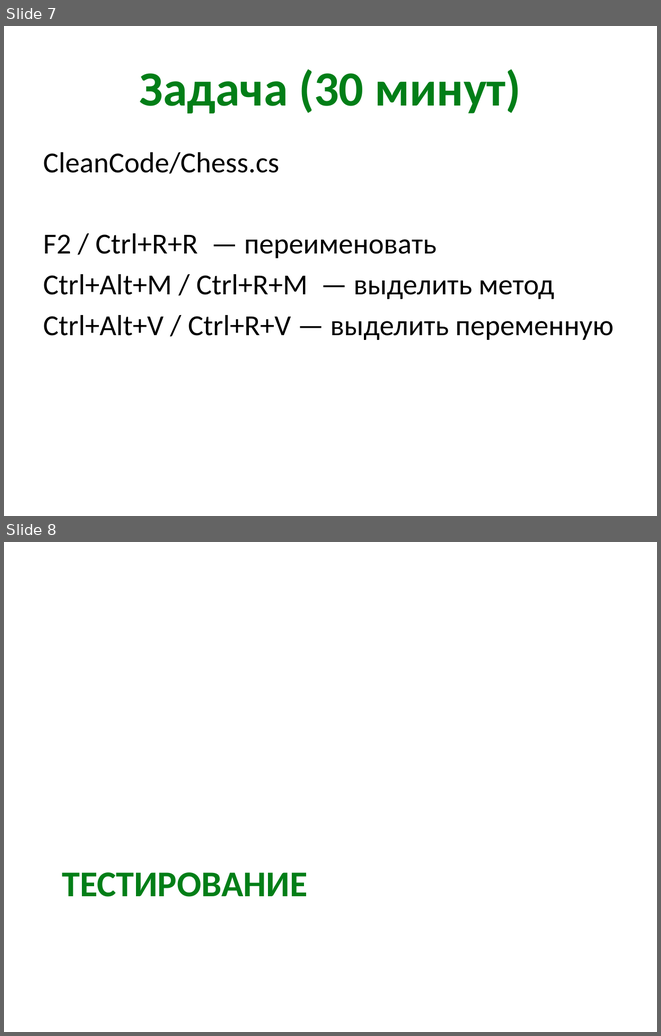
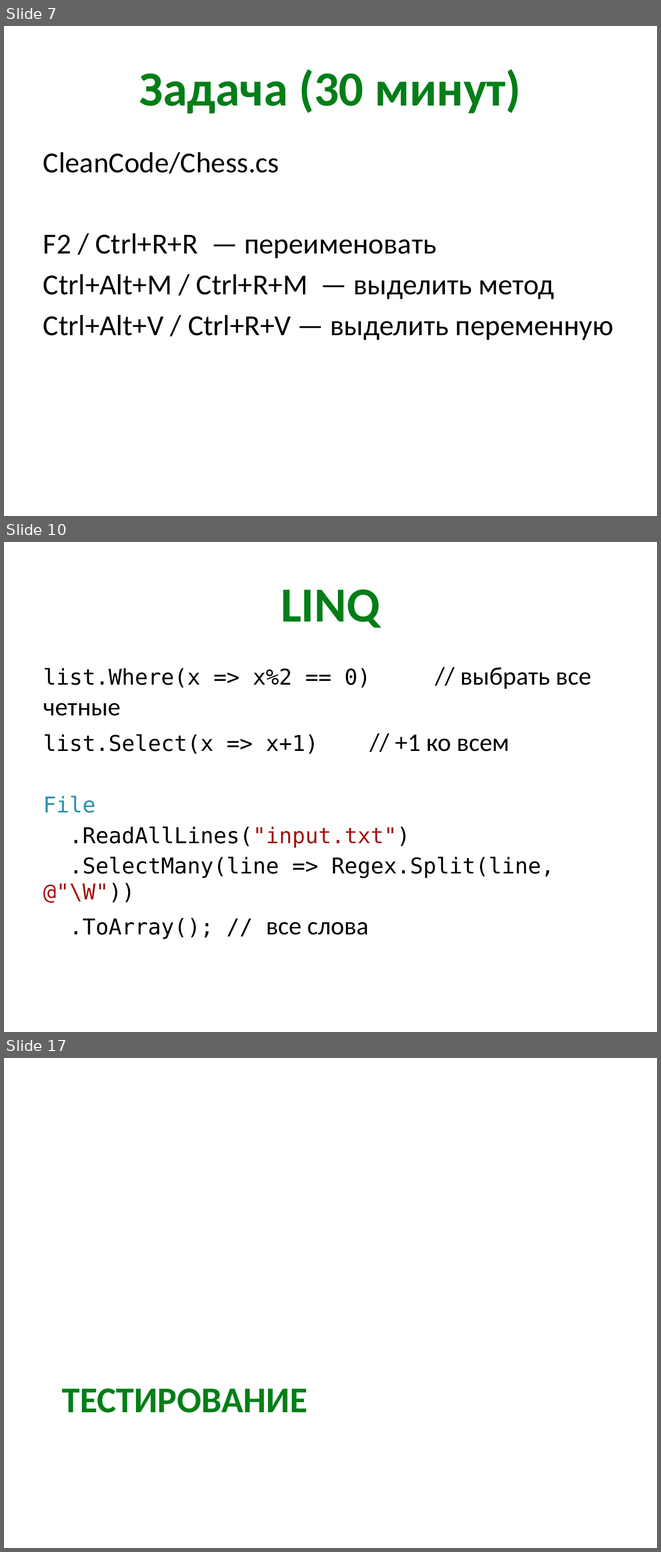
Before and after one commit to kontur-kampus-2015i/kontur-kampus, a slide deck: 1-CodeQuality/quality-slides.pptx. Shown one above the other, each under a label of ours: slides 7 and 8 before the commit, slides 7, 10 and 17 after it; the slides between them are not shown. The pictures are 661x1036 and 661x1552 pixels, drawn with LibreOffice and Linux fonts; fonts in the diff are those of the drawing. Boxes give left, top, right and bottom in pixels: in the first picture for what was removed or moved away, otherwise in the second. Text is boxed around its words. In the diff, an @@ line names an element or a change of style, - is before the commit and + after.

Commit message:
+ Linq in 1-CodeQuality slides

```diff
--- a/1-CodeQuality/quality-slides.pptx
+++ b/1-CodeQuality/quality-slides.pptx
@@ slide 10 added at box(4, 542, 657, 1032), background #FFFFFF @@
@@ title added at box(281, 589, 380, 628), 54 pt, text #027E17, bold @@
+LINQ
@@ text added at box(43, 668, 554, 939), 24 pt, text #000000 @@
+list.Where(x => x%2 == 0) // выбрать все четные
+list.Select(x => x+1) // +1 ко всем
+File
+.ReadAllLines("input.txt")
+.SelectMany(line => Regex.Split(line, @"\W"))
+.ToArray(); // все слова
@@ what was slide 8 is now slide 17 @@
```
Also in this commit, not shown: 8 other slides added.
